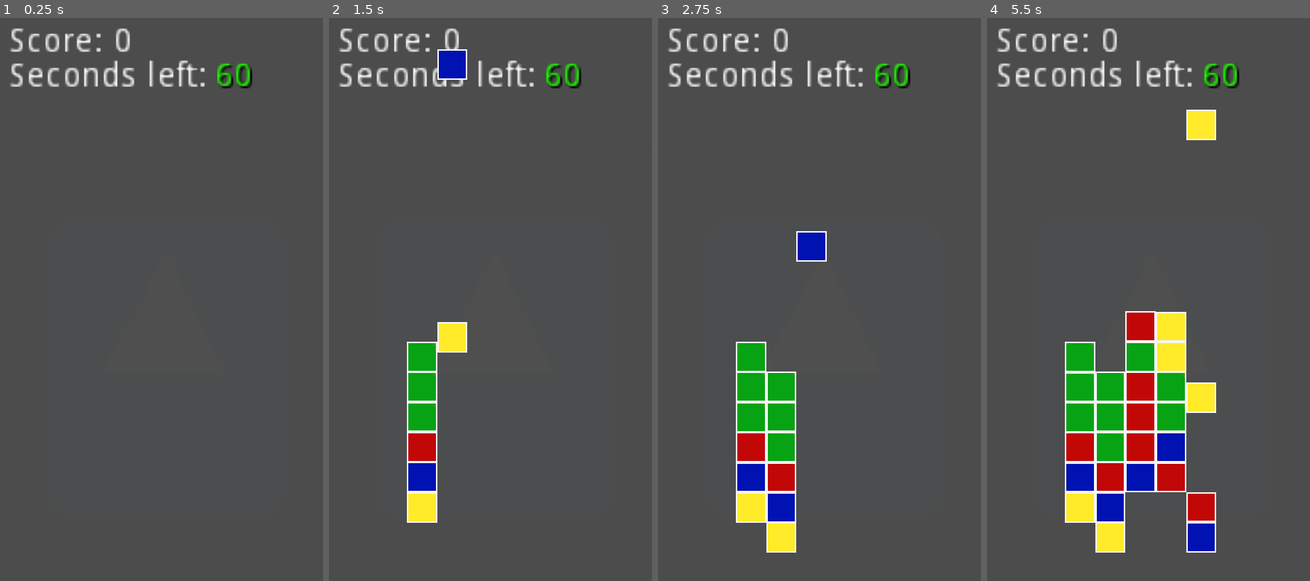
Above: before the commit, frames 1-4 (left to right).
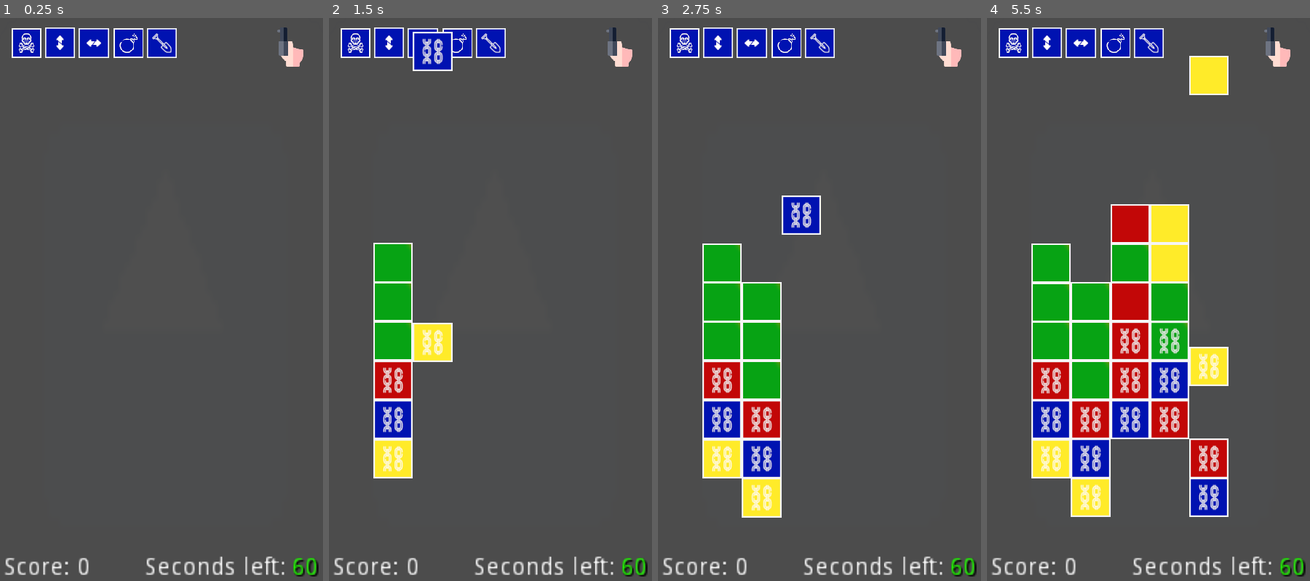
Above: after the commit, the same moments.

Repository: Floy-rep/FuckTheUSA
Game: Godot game, scene res://Scenes/Test_level.tscn
The game is run twice, just before and just after one commit, with the same random seed, the same clock (stepped at 60 frames per second) and the same inputs. The engine's default icon, where the game draws it, is replaced by a stand-in: a white triangle on a blue panel in a dark square.
Inputs:
- Up to frame 1 (0.25 s): no input
- Up to frame 2 (1.5 s): no input
- Up to frame 3 (2.75 s): no input
- Up to frame 4 (5.5 s): no input

The runs differ from the first frame. In frame 1, 5.2% of the frame differs, in the area x 1-99%, y 1-100%; in frame 2, 14%; in frame 3, 18%; in frame 4, 32%.

Commit message:
Chains & bonuses in the top

Diff:
--- a/Global.gd
+++ b/Global.gd
@@ -6,5 +6,8 @@
 var selected_blocks = []
 var selected_color = []
 
+var bonus_activated = ""
+var bonus_spawned = false
+
 var can_play = false
 var playing_by_timer = false
--- a/Scenes/Block.gd
+++ b/Scenes/Block.gd
@@ -26,8 +26,7 @@
 func _on_Sprite_pressed():
 	print(posit)
 	if nulled == false:
-		if Global.can_play and Global.playing_by_timer == false:
-#		if Global.can_play and Global.playing_by_timer == false:
+		if Global.can_play and Global.playing_by_timer == false and Global.bonus_spawned == false:
 			if len(Global.last_activated_pos) > 0:
 
 				### FIX MUTLI-TOUCH ###
@@ -68,11 +67,29 @@
 					print("too far")
 			else:
 				print("first")
+				if Global.bonus_activated != "":
+					if Global.bonus_activated == "shovel":
+						var y = get_node("../").spawn_matrix[posit.x].count(1)
+						get_node("../").Score = 0
+						get_node("../")._deleting_blocks(get_node("../").matrix_ready[posit.x][ posit.y - y], posit.x, posit.y - y)
+						get_node("../")._update_blocks()
+						Global.can_play = false
+						get_node("../")._spawn_matrix(get_node("../").matrix_ready)
+						Global.bonus_spawned = true
+						get_node("../bonuses/" + Global.bonus_activated).normal = load("res://Textures/Blocks/blue_"+ Global.bonus_activated + ".png")
+						Global.bonus_activated = ""
+					else:
+						if bonus != "chained":
+							bonus = Global.bonus_activated
+							$Sprite.normal = load("res://Textures/Blocks/"+color+"_"+Global.bonus_activated+".png")
+							Global.bonus_spawned = true
+							get_node("../bonuses/" + Global.bonus_activated).normal = load("res://Textures/Blocks/blue_"+ Global.bonus_activated + ".png")
+							Global.bonus_activated = ""
+				else:
+					Global.selected_blocks.append($".")
+					selected = true
+					$Sprite.normal = load("res://Textures/Blocks/selected.png")
 
-				Global.selected_blocks.append($".")
-				selected = true
-				$Sprite.normal = load("res://Textures/Blocks/selected.png")
-
-				Global.last_activated_pos.append(posit.x)
-				Global.last_activated_pos.append(posit.y)
-				Global.selected_color = color
+					Global.last_activated_pos.append(posit.x)
+					Global.last_activated_pos.append(posit.y)
+					Global.selected_color = color
--- a/Scenes/Test_level.gd
+++ b/Scenes/Test_level.gd
@@ -1,13 +1,16 @@
 extends Node2D
 
-### VARIABLES ###
-
-var spawn_matrix = [[1,0,0,0,0,0,0],[0,0,0,0,0,0],[1,1,0,0,0,0,0,0],[1,1,0,0,0,0,0,0], [0,0,0,0,0,0], [1,0,0,0,0,0,0]]
+#### VARIABLES ###
+#var spawn_matrix = [[1,0,0,0,0,0,0],[0,0,0,0,0,0],[1,1,0,0,0,0,0,0],[1,1,0,0,0,0,0,0], [0,0,0,0,0,0], [1,0,0,0,0,0,0]]
+var spawn_matrix = [[1,2,2,2,0,0,0],[2,2,2,0,0,0],[1,1,2,2,2,0,0,0],[1,1,2,2,2,0,0,0], [2,2,2,0,0,0], [1,2,2,2,0,0,0]]
+
 #var spawn_matrix = [[1,0,0],[0,0,0],[1,0,0]]
 #var spawn_matrix = [[1,0,0,0,0], [1,0,0,0,0], [0,0,0,0,0]]
 var matrix_ready = []
+var matrix_for_bonus = []
 var launch = false
 
+var can_spawn_bonus = true
 var Score = 0
 
 
@@ -23,7 +26,7 @@
 ### CLEARING DE MATRIX FROM NULL OBJECTS ###
 
 func _clear_matrix(matrix):
-#	print(matrix)
+#    print(matrix)
 	for i in range(len(matrix)):
 		matrix_ready.append([])
 		for j in range(len(matrix[i])):
@@ -33,13 +36,14 @@
 ### GENERATING NEW BLOCKS ###
 
 func _spawn_matrix(matrix):
-#	print(Global.selected_color)
+#    print(Global.selected_color)
 	for i in range(len(matrix)):
 		for j in range(len(matrix[i])):
 			if typeof(matrix[i][j]) == 2:
 				var scene = load("res://Scenes/Block.tscn")
 				var block = scene.instance()
-				if matrix[i][j] == 0:
+				block.scale = Vector2(1.3,1.3)
+				if matrix[i][j] == 0 or matrix[i][j] == 2:
 
 					### CHOOSING THE COLOR ###
 
@@ -47,16 +51,33 @@
 					var color = randi()%4+1
 					if color == 1:
 						block.color = "blue"
-						block.get_node("Sprite").normal = load("res://Textures/Blocks/blue.png")
+						if matrix[i][j] == 2:
+							block.get_node("Sprite").normal = load("res://Textures/Blocks/blue_chained.png")
+						else:
+							block.get_node("Sprite").normal = load("res://Textures/Blocks/blue.png")
+
 					if color == 2:
 						block.color = "red"
-						block.get_node("Sprite").normal = load("res://Textures/Blocks/red.png")
+						if matrix[i][j] == 2:
+							block.get_node("Sprite").normal = load("res://Textures/Blocks/red_chained.png")
+						else:
+							block.get_node("Sprite").normal = load("res://Textures/Blocks/red.png")
+
 					if color == 3:
 						block.color = "yellow"
-						block.get_node("Sprite").normal = load("res://Textures/Blocks/yellow.png")
+						if matrix[i][j] == 2:
+							block.get_node("Sprite").normal = load("res://Textures/Blocks/yellow_chained.png")
+						else:
+							block.get_node("Sprite").normal = load("res://Textures/Blocks/yellow.png")
 					if color == 4:
 						block.color = "green"
-						block.get_node("Sprite").normal = load("res://Textures/Blocks/green.png")
+						if matrix[i][j] == 2:
+							block.get_node("Sprite").normal = load("res://Textures/Blocks/green_chained.png")
+						else:
+							block.get_node("Sprite").normal = load("res://Textures/Blocks/green.png")
+
+					if matrix[i][j] == 2:
+						block.bonus = "chained"
 
 				elif matrix[i][j] == 1:
 					block.nulled = true
@@ -93,7 +114,7 @@
 
 				### SPAWN BLOCK ###
 
-				block.position = Vector2(125 + i *50, j * 50)
+				block.position = Vector2(70 + i * 65, j * 20)
 				$Wait.start()
 				yield($Wait, "timeout")
 				add_child(block)
@@ -148,76 +169,92 @@
 					if typeof(matrix_ready[g][f]) != 2:
 						_deleting_blocks(matrix_ready[g][f], g, f)
 
+		elif i.bonus == "chained":
+			i.bonus = ""
+			i.get_node("Sprite").normal = load("res://Textures/Blocks/" + i.color + ".png")
+
+### FUNC DELETING BLOCKS ###
+
+func _update_blocks():
+
+	### ADAPTING MATRIX ###
+
+	var buffer
+	for i in range(len(matrix_ready)):
+		for j in range(len(matrix_ready[i])):
+			for h in range(len(matrix_ready[i])-j-1):
+				if typeof(matrix_ready[i][h]) < typeof(matrix_ready[i][h+1]) :
+					buffer = matrix_ready[i][h]
+					matrix_ready[i][h] = matrix_ready[i][h+1]
+					matrix_ready[i][h+1] = buffer
+
+	### SET DE NEW POSITION OF OLD BLOCKS ###
+
+	for i in range(len(matrix_ready)):
+		for j in range(len(matrix_ready[i])):
+			if typeof(matrix_ready[i][j]) != 2:
+				matrix_ready[i][j].posit = Vector2(i,j + spawn_matrix[i].count(1))
+
+	$Score.text = "Score: " + str(int($Score.text.lstrip(7)) + Score)
+
 ### CHECKING PROCESSING OF DE GAME ###
 
 func _on_activated_session_released():
-	if Global.can_play:
+	Global.bonus_spawned = false
+	if Global.can_play :
 		Global.last_activated_pos = []
 
 		### SET NORMAL COLORS ###
 
 		for i in range(len(matrix_ready)):
 			for j in range(len(matrix_ready[i])):
-				if matrix_ready[i][j].bonus == "":
-					matrix_ready[i][j].get_node("Sprite").normal = load("res://Textures/Blocks/"+matrix_ready[i][j].color+".png")
-				else:
-					matrix_ready[i][j].get_node("Sprite").normal = load("res://Textures/Blocks/"+matrix_ready[i][j].color + "_" + matrix_ready[i][j].bonus + ".png")
-				matrix_ready[i][j].selected = false
+				if typeof(matrix_ready[i][j]) != 2:
+					if matrix_ready[i][j].bonus == "":
+						matrix_ready[i][j].get_node("Sprite").normal = load("res://Textures/Blocks/"+matrix_ready[i][j].color+".png")
+					else:
+						matrix_ready[i][j].get_node("Sprite").normal = load("res://Textures/Blocks/"+matrix_ready[i][j].color + "_" + matrix_ready[i][j].bonus + ".png")
+					matrix_ready[i][j].selected = false
+
+		### CHECKING FOR CHAINED BLOCKS ###
+
+		for i in range(len(Global.selected_blocks)):
+				if Global.selected_blocks[i].bonus != "chained":
+					matrix_for_bonus.append(Global.selected_blocks[i])
 
 		### DELETING CHOOSED BLOCKS ###
 
 		if len(Global.selected_blocks) >= 3 :
-
 			Score = 0
 			for j in range (len(matrix_ready)):
 				for h in range(len(matrix_ready[j])):
 					for i in Global.selected_blocks:
 						if str(matrix_ready[j][h]) == str(i):
-
 							_deleting_blocks(i,j,h)
-#							break
-
-			var pos = Global.selected_blocks[-1].posit
-			pos.y -= spawn_matrix[pos.x].count(1)
-			var bonus = randi()%2+1
-			if len(Global.selected_blocks) >= 5 and len(Global.selected_blocks) < 8:
-
-					### HORIZONTAL BONUS ###
-
-				if bonus == 1:
-					matrix_ready[pos.x][pos.y] = 3
-
-					### VERTICAL BONUS ###
-
-				elif bonus == 2:
-					matrix_ready[pos.x][pos.y] = 4
-
-			if len(Global.selected_blocks) >= 8 and len(Global.selected_blocks) < 12:
-				matrix_ready[pos.x][pos.y] = 5
-
-			if len(Global.selected_blocks) >= 12:
-				matrix_ready[pos.x][pos.y] = 6
-
-			### ADAPTING MATRIX ###
-
-			var buffer
-			for i in range(len(matrix_ready)):
-				for j in range(len(matrix_ready[i])):
-					for h in range(len(matrix_ready[i])-j-1):
-						if typeof(matrix_ready[i][h]) < typeof(matrix_ready[i][h+1]) :
-							buffer = matrix_ready[i][h]
-							matrix_ready[i][h] = matrix_ready[i][h+1]
-							matrix_ready[i][h+1] = buffer
-#			print(matrix_ready)
-
-			### SET DE NEW POSITION OF OLD BLOCKS ###
-
-			for i in range(len(matrix_ready)):
-				for j in range(len(matrix_ready[i])):
-					if typeof(matrix_ready[i][j]) != 2:
-						matrix_ready[i][j].posit = Vector2(i,j + spawn_matrix[i].count(1))
-
-			$Score.text = "Score: " + str(int($Score.text.lstrip(7)) + Score)
+
+		### SPAWN BONUSES ###
+
+			if len(matrix_for_bonus) > 0:
+				var pos = matrix_for_bonus[-1].posit
+				pos.y -= spawn_matrix[pos.x].count(1)
+				var bonus = randi()%2+1
+
+				if len(Global.selected_blocks) >= 5 and len(Global.selected_blocks) < 8:
+
+					if bonus == 1:
+						matrix_ready[pos.x][pos.y] = 3
+
+					elif bonus == 2:
+						matrix_ready[pos.x][pos.y] = 4
+
+				if len(Global.selected_blocks) >= 8 and len(Global.selected_blocks) < 12:
+					matrix_ready[pos.x][pos.y] = 5
+
+				if len(Global.selected_blocks) >= 12:
+					matrix_ready[pos.x][pos.y] = 6
+
+				matrix_for_bonus = []
+
+			_update_blocks()
 
 		### CALL FUNCTION TO SPAWN NEW BLOCKS ###
 
@@ -263,3 +300,35 @@
 		Global.can_play = false
 
 	$Seconds/Numbers.text = str(int($Seconds/Numbers.text) - 1)
+
+### BONUSES IN THE TOP ###
+
+func _set_color_for_bonuses(bonus):
+	var bonus_to_off
+	if Global.bonus_activated != bonus:
+		bonus_to_off = Global.bonus_activated
+		Global.bonus_activated = ""
+
+	if Global.bonus_activated == "":
+		Global.bonus_activated = bonus
+		get_node("bonuses/" + Global.bonus_activated).normal = load("res://Textures/Blocks/selected.png")
+		if bonus_to_off != "":
+			get_node("bonuses/" + bonus_to_off).normal = load("res://Textures/Blocks/blue_"+  bonus_to_off + ".png")
+	else:
+		get_node("bonuses/" + Global.bonus_activated).normal = load("res://Textures/Blocks/blue_"+  Global.bonus_activated + ".png")
+		Global.bonus_activated = ""
+
+func _on_TouchScreenButton_released():
+	_set_color_for_bonuses("skull")
+
+func _on_ver_released():
+	_set_color_for_bonuses("ver")
+
+func _on_hor_released():
+	_set_color_for_bonuses("hor")
+
+func _on_bomb_released():
+	_set_color_for_bonuses("bomb")
+
+func _on_shovel_released():
+	_set_color_for_bonuses("shovel")
--- a/Scenes/Test_level.tscn
+++ b/Scenes/Test_level.tscn
@@ -1,8 +1,13 @@
-[gd_scene load_steps=5 format=2]
+[gd_scene load_steps=10 format=2]
 
 [ext_resource path="res://Scenes/Test_level.gd" type="Script" id=1]
 [ext_resource path="res://icon.png" type="Texture" id=2]
 [ext_resource path="res://Textures/marathon.png" type="Texture" id=3]
+[ext_resource path="res://Textures/Blocks/blue_skull.png" type="Texture" id=4]
+[ext_resource path="res://Textures/Blocks/blue_ver.png" type="Texture" id=5]
+[ext_resource path="res://Textures/Blocks/blue_bomb.png" type="Texture" id=6]
+[ext_resource path="res://Textures/Blocks/blue_hor.png" type="Texture" id=7]
+[ext_resource path="res://Textures/Blocks/blue_shovel.png" type="Texture" id=8]
 
 [sub_resource type="RectangleShape2D" id=1]
 
@@ -13,7 +18,7 @@
 [node name="floor" type="StaticBody2D" parent="."]
 
 [node name="CollisionShape2D" type="CollisionShape2D" parent="floor"]
-position = Vector2( 259.731, 858.226 )
+position = Vector2( 251.243, 792 )
 scale = Vector2( 29.1264, 0.335065 )
 shape = SubResource( 1 )
 
@@ -22,27 +27,30 @@
 
 [node name="activated_session" type="TouchScreenButton" parent="."]
 modulate = Color( 1, 1, 1, 0.0156863 )
-position = Vector2( -15.5083, 195.079 )
-scale = Vector2( 8.821, 11.4693 )
+position = Vector2( -20.7568, -8 )
+scale = Vector2( 8.93142, 15.4124 )
 normal = ExtResource( 2 )
+__meta__ = {
+"_edit_lock_": true
+}
 
 [node name="Score" type="Label" parent="."]
-margin_left = 11.4606
-margin_top = 13.4294
-margin_right = 101.461
-margin_bottom = 43.4294
-rect_scale = Vector2( 4, 4 )
+margin_left = 3.24316
+margin_top = 888.0
+margin_right = 93.2436
+margin_bottom = 918.0
+rect_scale = Vector2( 2.79732, 2.79732 )
 text = "Score: 0"
 __meta__ = {
 "_edit_use_anchors_": false
 }
 
 [node name="Seconds" type="Label" parent="."]
-margin_left = 11.4606
-margin_top = 70.1258
-margin_right = 101.461
-margin_bottom = 100.126
-rect_scale = Vector2( 4, 4 )
+margin_left = 235.243
+margin_top = 888.0
+margin_right = 325.244
+margin_bottom = 918.0
+rect_scale = Vector2( 2.85395, 2.85395 )
 text = "Seconds left:"
 __meta__ = {
 "_edit_use_anchors_": false
@@ -50,9 +58,9 @@
 
 [node name="Numbers" type="Label" parent="Seconds"]
 modulate = Color( 0.12549, 1, 0, 1 )
-margin_left = 78.2099
+margin_left = 78.4877
 margin_top = 3.8147e-06
-margin_right = 108.21
+margin_right = 108.488
 margin_bottom = 14.0
 rect_scale = Vector2( 0.975672, 0.975672 )
 custom_colors/font_color_shadow = Color( 0, 0, 0, 1 )
@@ -65,9 +73,36 @@
 [node name="Game_Timer" type="Timer" parent="."]
 
 [node name="Start" type="TouchScreenButton" parent="."]
-visible = false
-position = Vector2( 452.37, 51.0644 )
+position = Vector2( 443.243, 16 )
 normal = ExtResource( 3 )
+
+[node name="bonuses" type="Node2D" parent="."]
+position = Vector2( -244.757, 8 )
+
+[node name="skull" type="TouchScreenButton" parent="bonuses"]
+position = Vector2( 260.084, 8.46445 )
+normal = ExtResource( 4 )
+
+[node name="ver" type="TouchScreenButton" parent="bonuses"]
+position = Vector2( 315.243, 8 )
+normal = ExtResource( 5 )
+
+[node name="hor" type="TouchScreenButton" parent="bonuses"]
+position = Vector2( 371.243, 8.46445 )
+normal = ExtResource( 7 )
+
+[node name="bomb" type="TouchScreenButton" parent="bonuses"]
+position = Vector2( 427.243, 8.46445 )
+normal = ExtResource( 6 )
+
+[node name="shovel" type="TouchScreenButton" parent="bonuses"]
+position = Vector2( 483.243, 8.46445 )
+normal = ExtResource( 8 )
 [connection signal="released" from="activated_session" to="." method="_on_activated_session_released"]
 [connection signal="timeout" from="Game_Timer" to="." method="_on_Game_Timer_timeout"]
 [connection signal="pressed" from="Start" to="." method="_on_Start_pressed"]
+[connection signal="released" from="bonuses/skull" to="." method="_on_TouchScreenButton_released"]
+[connection signal="released" from="bonuses/ver" to="." method="_on_ver_released"]
+[connection signal="released" from="bonuses/hor" to="." method="_on_hor_released"]
+[connection signal="released" from="bonuses/bomb" to="." method="_on_bomb_released"]
+[connection signal="released" from="bonuses/shovel" to="." method="_on_shovel_released"]
Not shown, changed: .mono/metadata/ide_messaging_meta.txt
Binary file added: Textures/Blocks/blue_chained.png
Not shown, added: Textures/Blocks/blue_chained.png.import
Binary file added: Textures/Blocks/blue_shovel.png
Not shown, added: Textures/Blocks/blue_shovel.png.import
Binary file added: Textures/Blocks/green_chained.png
Not shown, added: Textures/Blocks/green_chained.png.import
Binary file added: Textures/Blocks/red_chained.png
Not shown, added: Textures/Blocks/red_chained.png.import
Binary file added: Textures/Blocks/yellow_chained.png
Not shown, added: Textures/Blocks/yellow_chained.png.import
Not shown, changed: Export/Fuck The Usa.apk
